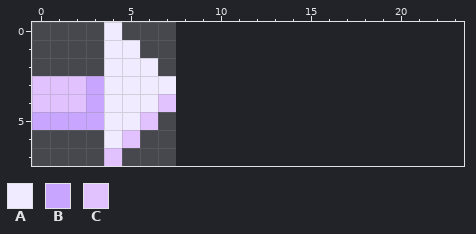
Pixel-art file -- SpaceInvaders/res/img/ArrowSprite.ase. The picture above was drawn from the file before the commit.
8x8 pixels, 1 frame. The old version is drawn lined up with the new one, on the new canvas.
Palette (. is transparent): A #f1ebff  B #c8a6ff  C #e1c2ff
Pixels before, first column x 0:
0 ....A...
1 ....AA..
2 ....AAA.
3 CCCBAAAA
4 CCCBAAAC
5 BBBBAAC.
6 ....AC..
7 ....C...
The same view after the edit:
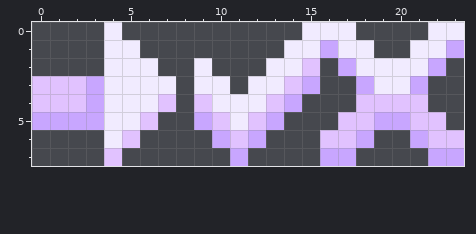
Change:
canvas 8x8 -> 24x8
y 0: x 15..17 ... -> AAA; x 22..23 .. -> AA
y 1: x 14..18 ..... -> AABAA; x 21..23 ... -> AAB
y 2: x 9 . -> A; x 13..15 ... -> AAC; x 17..22 ...... -> BAAAAB
y 3: x 9..10 .. -> AA; x 12..15 .... -> AACB; x 18..21 .... -> BAAB
y 4: x 9..14 ...... -> CAAACB; x 18..21 .... -> CCCC
y 5: x 9..13 ..... -> BCACB; x 17..22 ...... -> CCBBCC
y 6: x 10..12 ... -> BCB; x 16..18 ... -> CCB; x 21..23 ... -> BCC
y 7: x 11 . -> B; x 16..17 .. -> BB; x 22..23 .. -> BB
Where, in picture pixels (left, top, right, bottom), the same in both pictures:
added: (194, 22, 464, 166)
